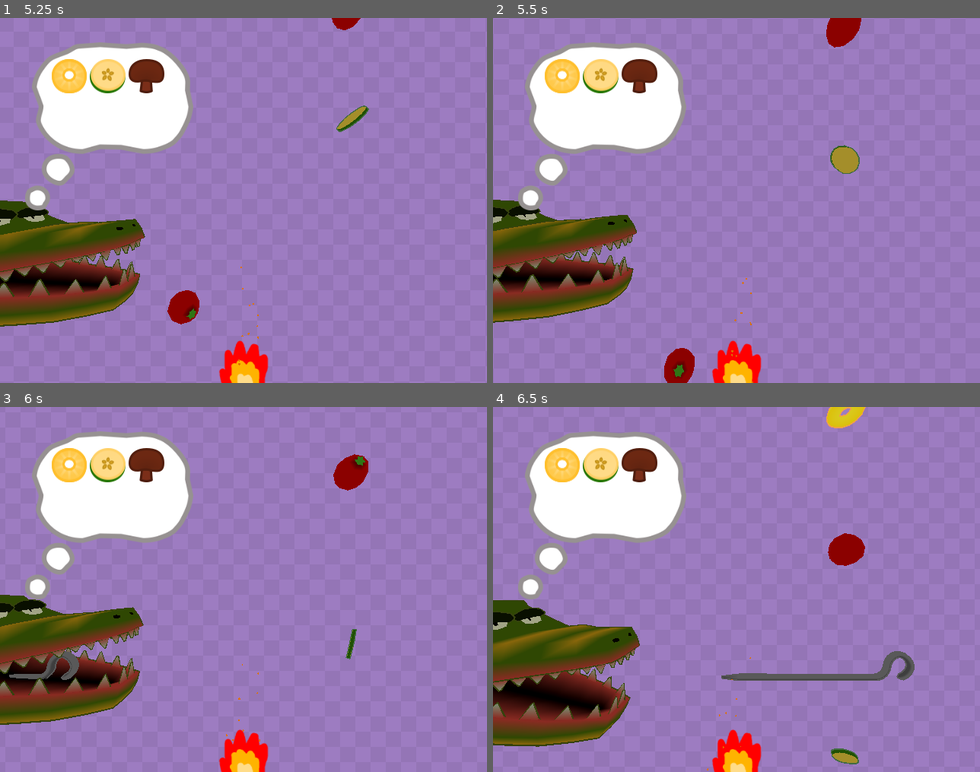
Above: before the commit, frames 1-4 (two rows, left to right).
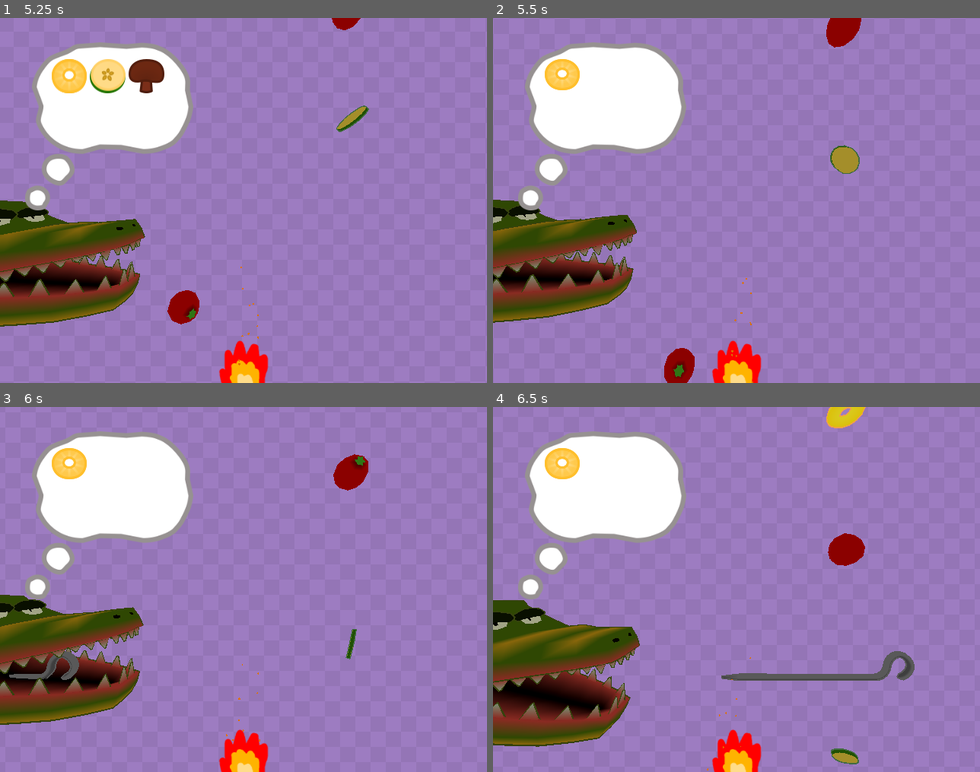
Above: after the commit, the same moments.

Repository: MartinLeGrand/AGES2026GameJam
Game: Godot game, scene res://Project/Maps/GameScene.tscn
The game is run twice, just before and just after one commit, with the same random seed, the same clock (stepped at 60 frames per second) and the same inputs. The engine's default icon, where the game draws it, is replaced by a stand-in: a white triangle on a blue panel in a dark square.
Inputs:
- Up to frame 1 (5.25 s): hold Right (ui_right) 0.53-1.28 s; tap Space (chomp) every 0.75 s from 0.6 to 5.1 s; hold Left (ui_left) 1.28-2.03 s; hold Right (ui_right) 2.03-3.53 s; hold Left (ui_left) from 3.53 s (still down)
- Up to frame 2 (5.5 s): keep holding Left (ui_left)
- Up to frame 3 (6 s): release Left (ui_left) at 5.78 s; hold Right (ui_right) from 5.78 s (still down); tap Space (chomp) at 5.85 s
- Up to frame 4 (6.5 s): keep holding Right (ui_right)

Frame 1 is identical in both runs. In frame 2, 1.2% of the frame differs, in the area x 10-34%, y 11-21%; in frame 3, 1.2%; in frame 4, 1.2%.

Commit message:
Added points system and order refresh when eating food

Diff:
--- a/Project/GameObjects/Food/food.gd
+++ b/Project/GameObjects/Food/food.gd
@@ -24,7 +24,7 @@
 }
 
 @export var type: Type
-@export var points: float = 1000 ## Value of food when calculating score
+@export var points: int = 1000 ## Value of food when calculating score
 @export var cook_time: float = 5.0 ## Seconds until perfectly cooked
 #@export var burn_time: float  2.0 ## Seconds after cooked until burnt.
 @export var cooked_color: Color = Color(0.804, 0.45, 0.27, 1.0)
@@ -161,13 +161,7 @@
 	follow_spear = follow
 
 
-## 1000 is best. Get points. Dunno bout this one
-func cooked_score() -> float:
-	#print(prepared)
-
-	var cooked: float = absf(cooked_amount - (cook_time))
-	#print(100.0 / float(prepared))
-	return points - (points * cooked)
+
 
 
 func set_cooked_color() -> void:
@@ -210,3 +204,12 @@
 		var rand_nr: int = randi_range(1, Prepared.size() - 1)
 		req.prepared = Prepared.values()[rand_nr]
 		return req
+
+
+		### 1000 is best. Get points. Dunno bout this one
+#func cooked_score() -> float:
+	##print(prepared)
+	#
+	#var cooked: float = absf(cooked_amount - (cook_time))
+	##print(100.0 / float(prepared))
+	#return points - (points * cooked)
--- a/Project/Globals/GameManager/GameManager.tscn
+++ b/Project/Globals/GameManager/GameManager.tscn
@@ -5,3 +5,13 @@
 [node name="GameManager" type="Node" unique_id=84281026]
 process_mode = 3
 script = ExtResource("1_vb1cc")
+
+[node name="CountdownTimer" type="Timer" parent="." unique_id=250983023]
+one_shot = true
+
+[node name="FeedEventTimer" type="Timer" parent="." unique_id=613989980]
+process_mode = 1
+one_shot = true
+
+[connection signal="timeout" from="CountdownTimer" to="." method="_on_countdown_timer_timeout"]
+[connection signal="timeout" from="FeedEventTimer" to="." method="_on_feed_event_timer_timeout"]
--- a/Project/Globals/GameManager/game_manager.gd
+++ b/Project/Globals/GameManager/game_manager.gd
@@ -1,17 +1,42 @@
 extends Node
 
-const CRUNCH_RANDOMIZER = preload("uid://b56g15d71rpr7")
-
-
-signal order_created
-signal food_eaten(food: Food)
-
+
+## Food Score
+enum Review {
+	AMAZING,
+	DECENT,
+	TERRIBLY_COOKED,
+	WRONG_FOOD,
+}
+
+
+## Man idk man whats this even
+signal timer_finished ## When countdown timer finished. Use game end instead!
+signal game_started ## When gameplay part of game starts
+signal game_ended ## When gameplay part of game ends
+signal order_created ## When order is created
+signal order_changed ## Hopefully when order is changed
+signal food_eaten(food: Food, review: Review) ## When a food is eaten
+signal score_added(gained: int) ## When points are gained
+
+
+@export_category("Game")
+@export var game_running: bool = false ## why is this export?
+@export var game_time: int = 60 ## Seconds until game ends
+
+@export_category("Eating")
+## When croc eats food, it reviews it from 1-4 based on request.
+@export var review_mult: float = 1.25 ## Food_new_value = Food_base_value * (review_score * review_mult)
+
+## Once player feeds the croc it'll eat everything on the spit, then create a new order.
+@export var time_to_feed: float = 0.5 ## Grace period until new order, once feed has started
+@export var feed_combo: int = 0 ## Multiplied to score. +1 When feeding correct food, else set to zero
 
 @export_category("Request")
 @export var max_order_size: int = 6
 
+
 @export_category("Modifiers")
-@export var use_modifiers: bool = false
 @export var gravity_mult: float = 1.0 ## Multiples gravity for NEW foods
 @export var spawn_speed_mult: float = 1.0 ## Less means more frequent spawns!
 @export var spit_speed_mult: float = 1.0
@@ -22,21 +47,34 @@
 var camera: ShakyCamera = null
 
 
+#region Player
+var score: int = 0
+#endregion
+
+
+@onready var countdown_timer: Timer = $CountdownTimer
+@onready var feed_event_timer: Timer = $FeedEventTimer
+
+
 func _ready() -> void:
+	camera = get_viewport().get_camera_3d()
+	start_game()
+
+
+func start_game() -> void:
 	create_order()
-	camera = get_viewport().get_camera_3d()
-
-
-func _process(delta: float) -> void:
-	#print(foods_on_spit)
-	#if not foods_on_spit.is_empty():
-		#foods_on_spit[0].cooked_score()
-	pass
-
-func spitted_food_count() -> int:
-	return foods_on_spit.size()
-
-
+	countdown_timer.start(game_time)
+	game_started.emit()
+	game_running = true
+
+
+## Called on countdown timer timeout
+func end_game() -> void:
+	game_ended.emit()
+	game_running = false
+
+
+#region spit
 ## Called by Food when food is added to spit
 func food_spitted(food: Food) -> void:
 	var fx: FXManager.FX
@@ -54,42 +92,99 @@
 
 	if not foods_on_spit.has(food):
 		foods_on_spit.append(food)
-		if use_modifiers:
-			apply_modifier(food, true)
-
-
+
+
+## Called by Food when food falls off spit
+func food_fell_off(food: Food) -> void:
+	if foods_on_spit.has(food):
+		foods_on_spit.erase(food)
+
+
+func spitted_food_count() -> int:
+	return foods_on_spit.size()
+#endregion
+
+#region Feeding
 func eat_food(food: Food) -> void:
+	if feed_event_timer.is_stopped():
+		feed_event_timer.start(time_to_feed)
+
 	## Is in order?
 	var food_in_order: bool = false
 	var req_index: int = 0
 	for request: Food.Request in order:
 		if is_food_in_request(food, request):
 			food_in_order = true
+			feed_combo += 1
 			break
 		req_index += 1
 
 	## Taste test
+	var review: Review = Review.TERRIBLY_COOKED
 	if food_in_order:
-		order[req_index].amount -= 1 ## Remove one amount from order
-
 		## How was it cooked
 		if food.prepared == order[req_index].prepared:
-			print("amazing")
-			## Await something
+			#print("amazing")
+			calculate_and_add_score(food, Review.AMAZING)
+			review = Review.AMAZING
+
 		elif food.prepared + 1 == order[req_index].prepared or food.prepared - 1 == order[req_index].prepared:
-			print("decent")
-			## Await something
+			#print("decent")
+			calculate_and_add_score(food, Review.DECENT)
+			review = Review.DECENT
+
 		else:
-			print("terribly cooked")
-			## Await something
+			#print("terribly cooked")
+			review = Review.TERRIBLY_COOKED
+			calculate_and_add_score(food, Review.TERRIBLY_COOKED)
+
+		## Remove from order
+		order[req_index].amount -= 1 ## Remove one amount from order
+		if order[req_index].amount <= 0:
+			order.remove_at(req_index)
+			order_changed.emit()
 	else:
-		print("Not in order at all!")
-		## Await something
+		## Not in order at all!
+		feed_combo = 0
+		calculate_and_add_score(food, Review.WRONG_FOOD)
+
 	FXManager.request_fx(FXManager.FX.EAT)
-	food_eaten.emit(food)
+	food_eaten.emit(food, review)
 	food.queue_free()
 
 
+func calculate_and_add_score(food: Food, review: Review) -> void:
+	var mult: float = 1.0
+	var s: int = food.points
+	match review:
+		Review.AMAZING:
+			mult = review_mult * 12
+		Review.DECENT:
+			mult = review_mult * 6
+		Review.TERRIBLY_COOKED:
+			mult = review_mult * 3
+		Review.WRONG_FOOD:
+			mult = 1.0
+		_:
+			pass ## Error!
+
+	var actual_feed_combo: int = feed_combo if feed_combo > 0 else 1
+	s = int(float(s) * mult * actual_feed_combo)
+	add_score(s)
+
+
+## Called on FeedEventTimer timeout (function way down here)
+func end_feeding() -> void:
+	create_order()
+
+
+func add_score(gained: int) -> void:
+	score += gained
+	score_added.emit(gained)
+	print(score)
+#endregion
+
+#region Order
 func create_order() -> void:
 
 	var new_order: Array[Food.Request]
@@ -133,67 +228,13 @@
 		if is_food_in_request(food, request):
 			return true
 	return false
-
-
-## Called by Food when food falls off spit
-func food_fell_off(food: Food) -> void:
-	if foods_on_spit.has(food):
-		foods_on_spit.erase(food)
-		if use_modifiers:
-			apply_modifier(food, false)
-
-#region ARCHIVE
-func apply_modifier(food: Food, spitted: bool) -> void:
-	match food.type:
-		Food.Type.MUSHROOM:
-			#if spitted
-			if spitted:
-				gravity_mult += 1
-			else:
-				gravity_mult -= 1
-
-		Food.Type.ZUCCHINI:
-			if spitted:
-				spit_speed_mult += 0.2
-				print(spit_speed_mult)
-			else:
-				spit_speed_mult -= 0.2
-		Food.Type.TOMATO:
-			pass
-		Food.Type.PINEAPPLE:
-			pass
-#
-#
-### Returns true if food was good
-#func compare_food_to_request(food: Food, request: Food.Request) -> bool:
-	#if food.type == request.type:
-		#if not request.amount > 0:
-			#print("Full!")
-			#return 0
-		#
-		#if food.prepared == request.prepared:
-			#print("amazing")
-			#return 1
-		#elif food.prepared + 1 == request.prepared or food.prepared - 1 == request.prepared:
-			#print("decent")
-			#return 1
-		#print("cooked badly")
-	#
-	#print("wrong vegetable")
-	#return 0
-
-
-#func check_results() -> void:
-	#for request: Food.Request in order:
-		#var food_accepted: bool = false
-		#for food: Food in foods_on_spit:
-			#food_accepted = compare_food_to_request(food, request)
-		#if not food_accepted:
-			#print("Literally puking rn")
-#
-#
-#func compare_food_to_order(food: Food) -> void:
-	#for request: Food.Request in order:
-		#compare_food_to_request(food, request)
-
-#endregion
+#endregion
+
+
+func _on_countdown_timer_timeout() -> void:
+	timer_finished.emit()
+	end_game()
+
+
+func _on_feed_event_timer_timeout() -> void:
+	end_feeding()
